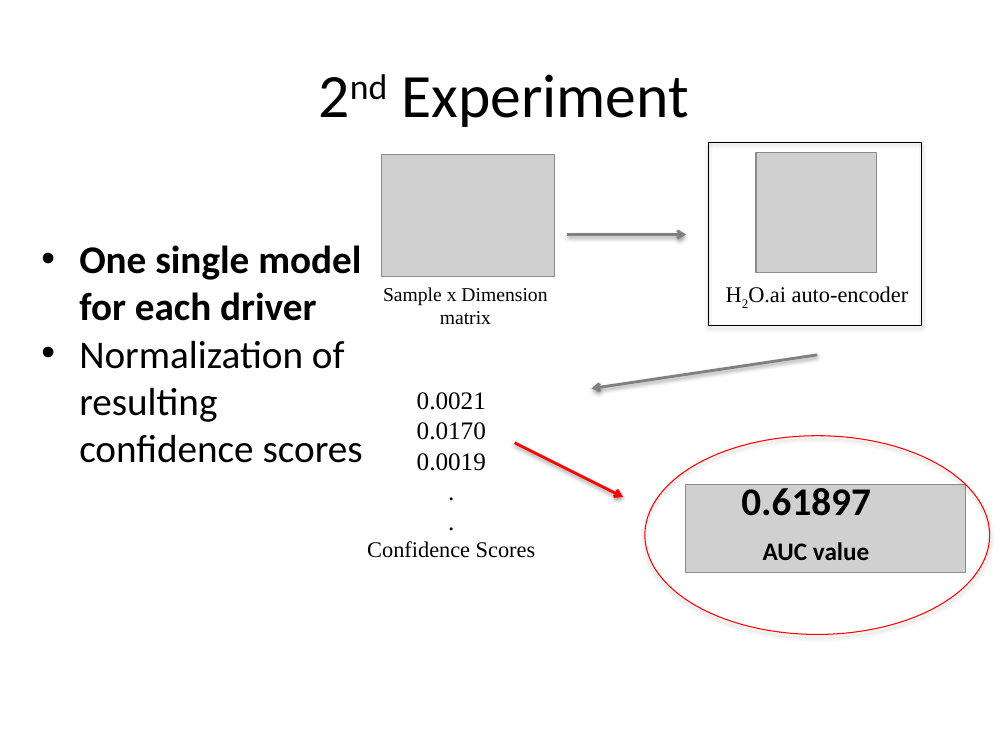
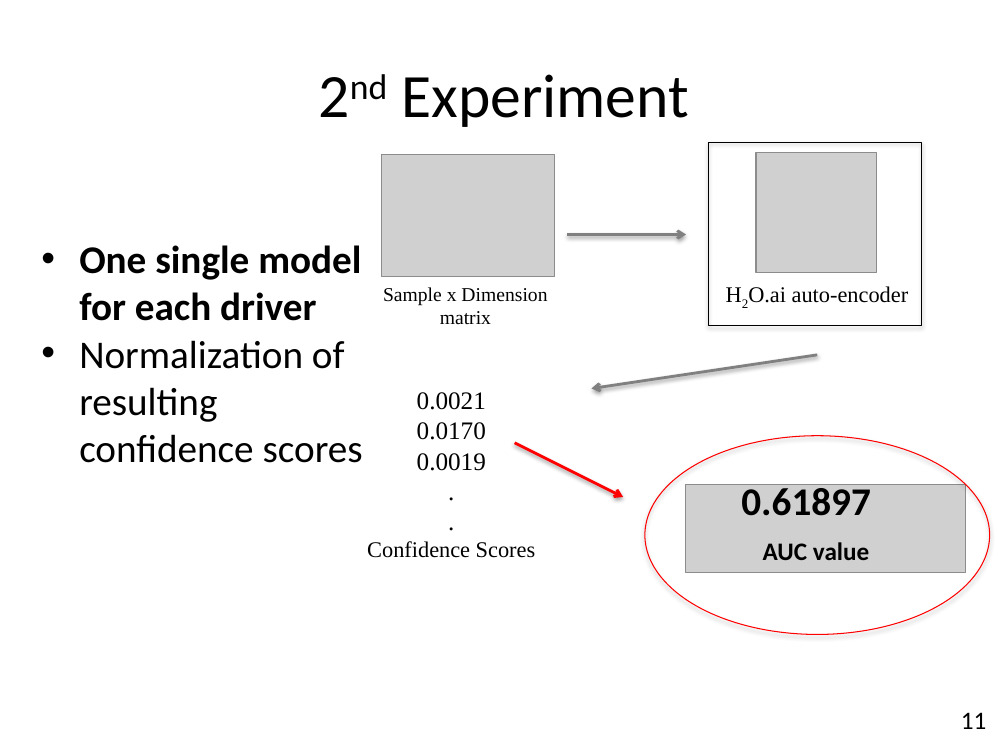
Before and after one commit to peterschrott/axa-driver-telematics, a slide deck: slide 12 of report/02-presentation/presentation.pptx (slide 11 before the commit). Drawn at 1008x756 pixels with LibreOffice and Linux fonts; fonts in the diff are those of the drawing; grey boxes stand for pictures. Boxes give left, top, right and bottom in pixels: in the first picture for what was removed or moved away, otherwise in the second. Text is boxed around its words. In the diff, an @@ line names an element or a change of style, - is before the commit and + after.

```diff
--- a/report/02-presentation/presentation.pptx
+++ b/report/02-presentation/presentation.pptx
@@ text added at box(961, 712, 987, 729), 18 pt, text #000000 @@
+11
```
Also in this commit, not shown: 15 other slides changed, 3 slides added, 2 other files.
